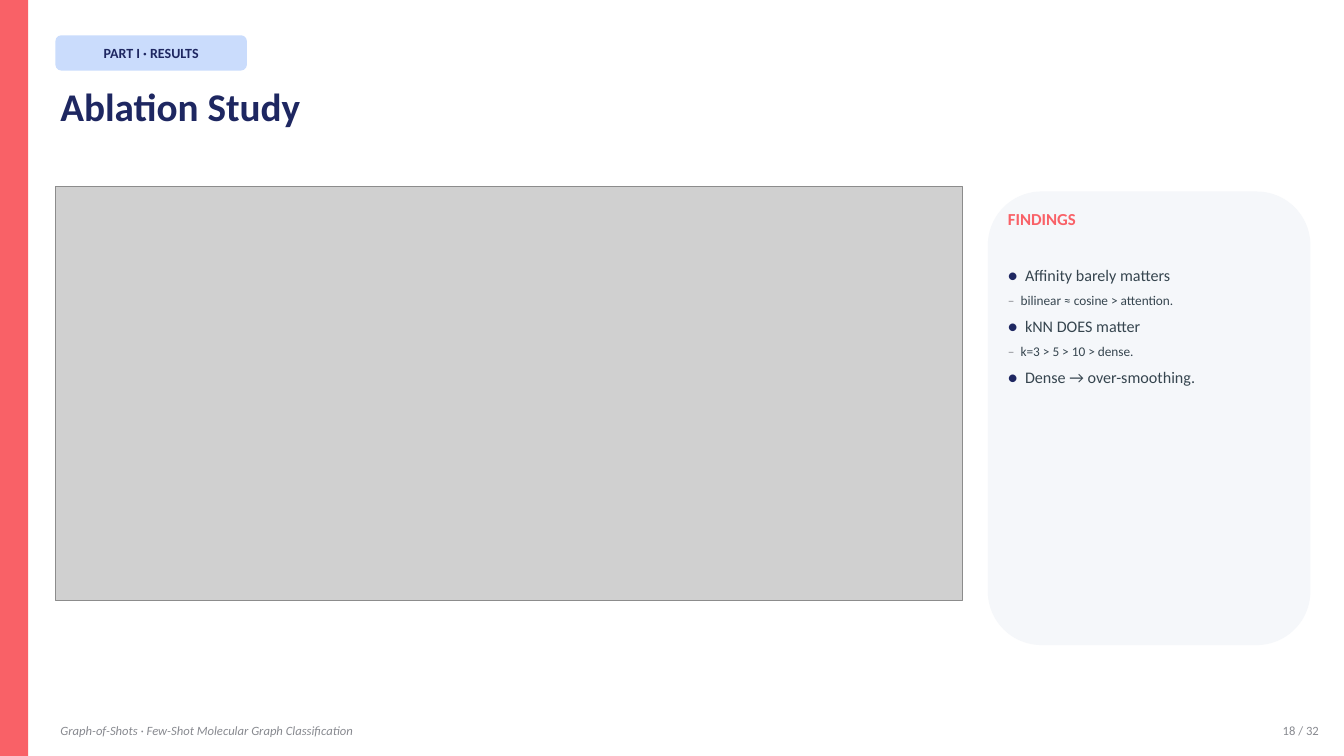
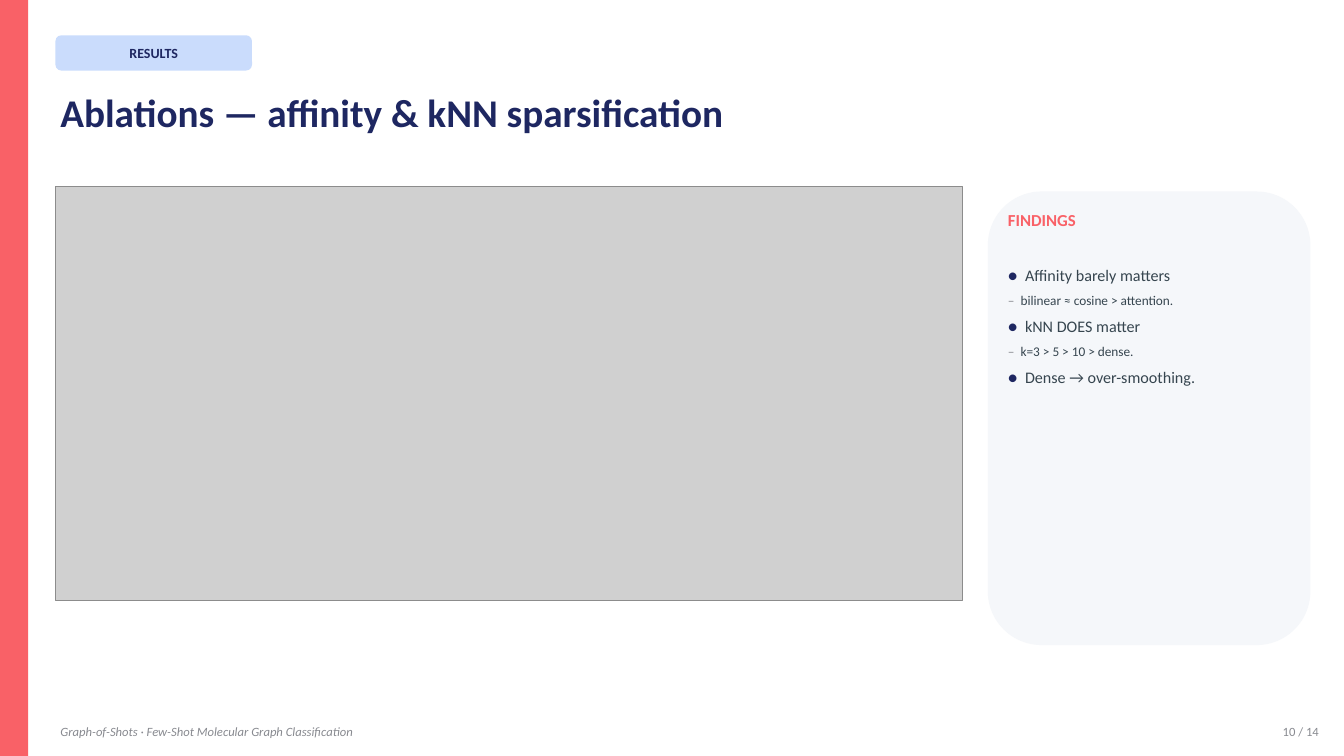
Before and after one commit to BDeMo/proj-mol, a slide deck: slide 10 of presentation/Graph-of-Shots.pptx (slide 18 before the commit). Drawn at 1344x756 pixels with LibreOffice and Linux fonts; fonts in the diff are those of the drawing; grey boxes stand for pictures. Boxes give left, top, right and bottom in pixels: in the first picture for what was removed or moved away, otherwise in the second. Text is boxed around its words. In the diff, an @@ line names an element or a change of style, - is before the commit and + after.

```diff
--- a/presentation/Graph-of-Shots.pptx
+++ b/presentation/Graph-of-Shots.pptx
@@ rounded rectangle "RESULTS": place and size @@
-rounded rectangle "RESULTS" at box(55, 35, 247, 71)
+rounded rectangle "RESULTS" at box(55, 35, 252, 71)
@@ text removed at box(104, 49, 199, 58) @@
-PART I · RESULTS
@@ text in rounded rectangle at box(129, 49, 178, 58): text added @@
+RESULTS
@@ text removed at box(60, 93, 301, 127) @@
-Ablation Study
@@ text added at box(60, 99, 723, 133), 28 pt, text #1E2761, bold @@
+Ablations — affinity & kNN sparsification
@@ text at box(1283, 728, 1319, 736): text changed @@
-18 / 32
+10 / 14
```
Also in this commit, not shown: 8 other slides changed, 3 slides added, 21 slides removed, 35 other files.
